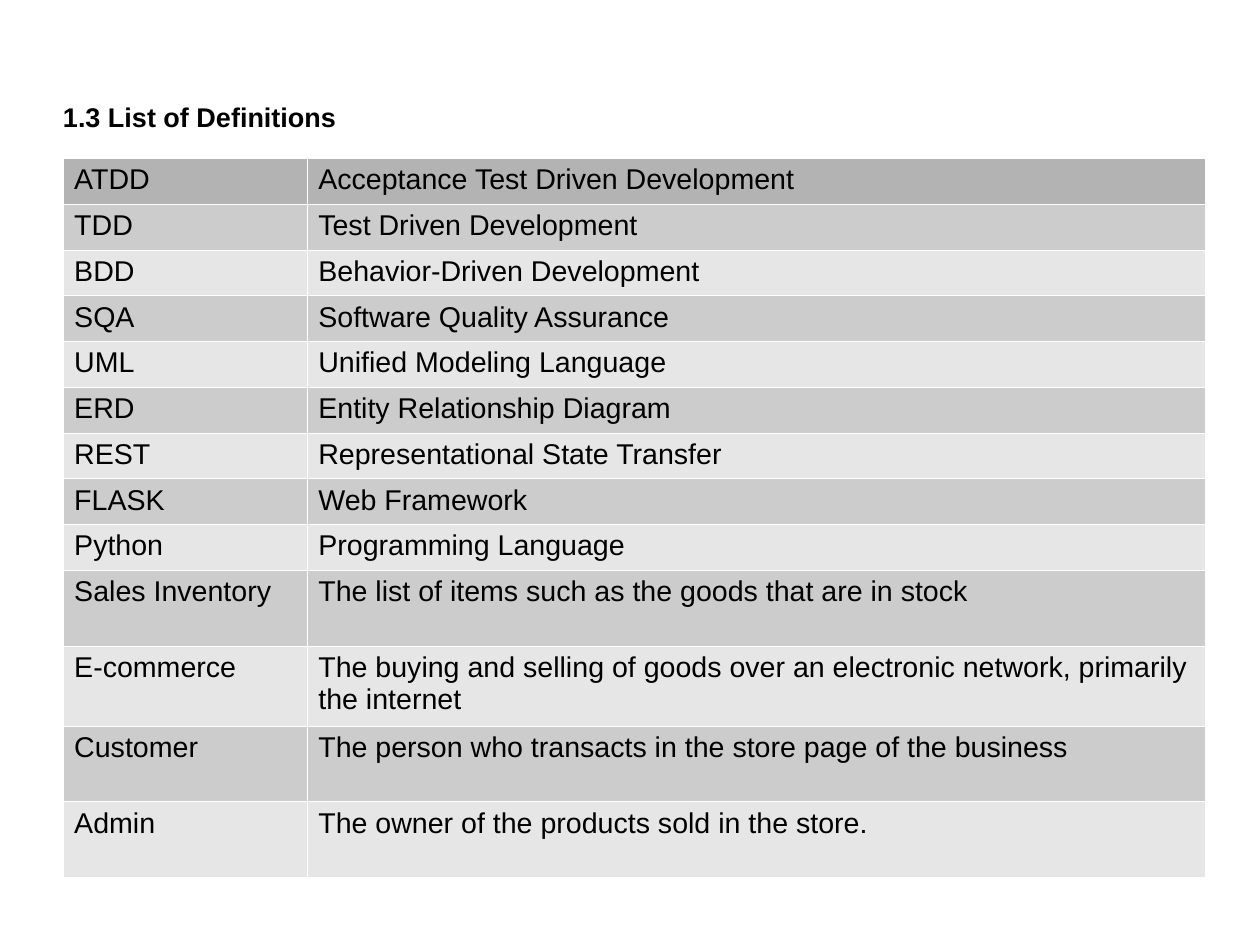
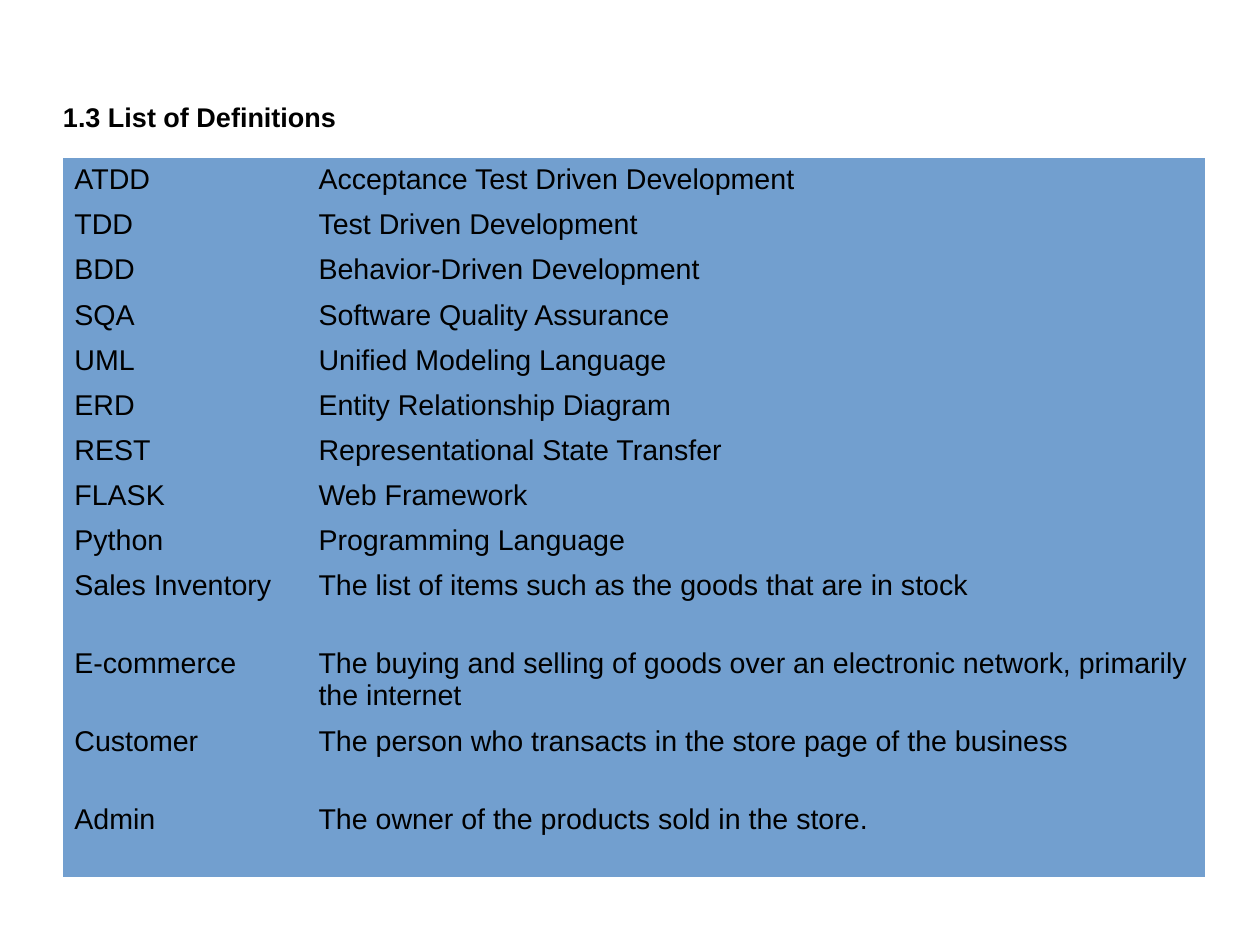
Before and after one commit to catherinemaglasang/e-store-by-scorpio, a slide deck: slide 5 of Presentation/SQAP.odp. Drawn at 1260x945 pixels with LibreOffice and Linux fonts; fonts in the diff are those of the drawing. Boxes give left, top, right and bottom in pixels: in the first picture for what was removed or moved away, otherwise in the second. Text is boxed around its words. In the diff, an @@ line names an element or a change of style, - is before the commit and + after.

```diff
--- a/Presentation/SQAP.odp
+++ b/Presentation/SQAP.odp
@@ table at [63,158,1206,877] @@
@@ fill #B3B3B3 to #729FCF in row 1 @@
@@ fill #CCCCCC to #729FCF in 12 cells @@
@@ fill #E6E6E6 to #729FCF in 12 cells @@
@@ borders changed @@
```
Also in this commit, not shown: 6 other slides changed, 4 slides added, 1 other file.
